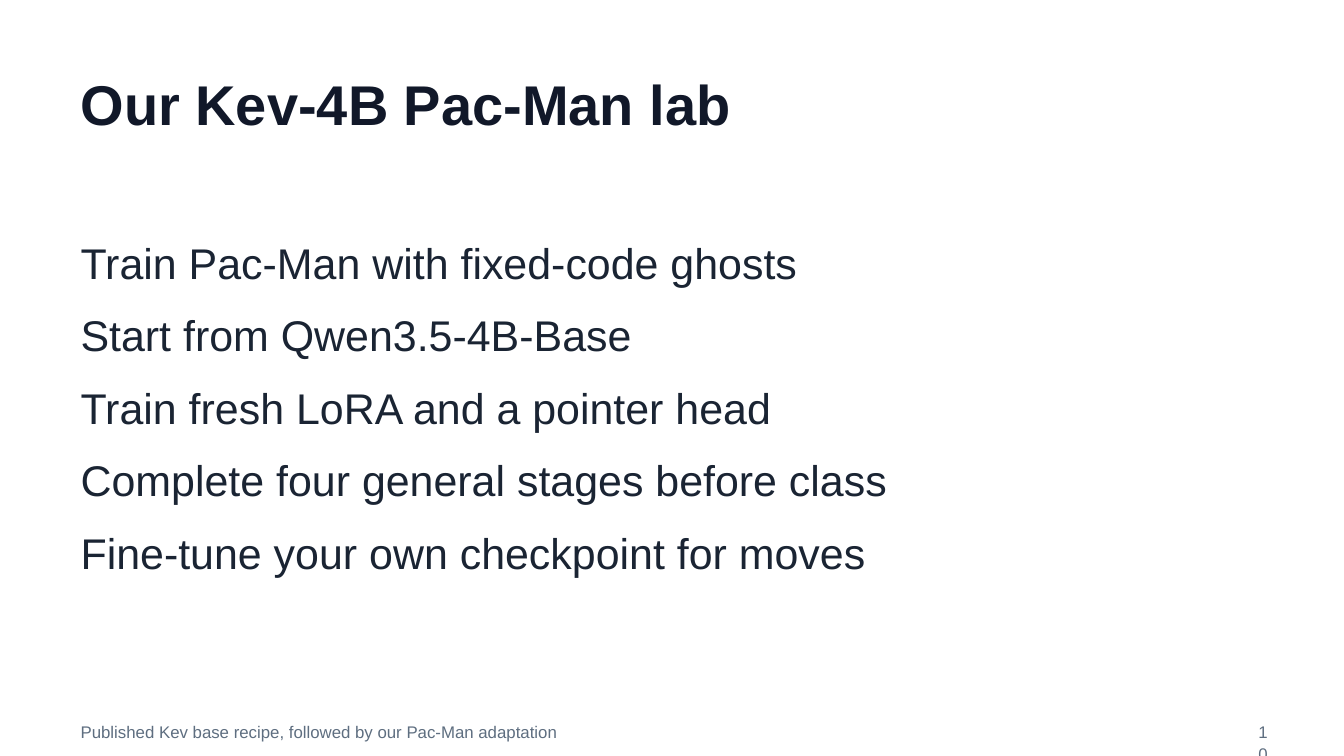
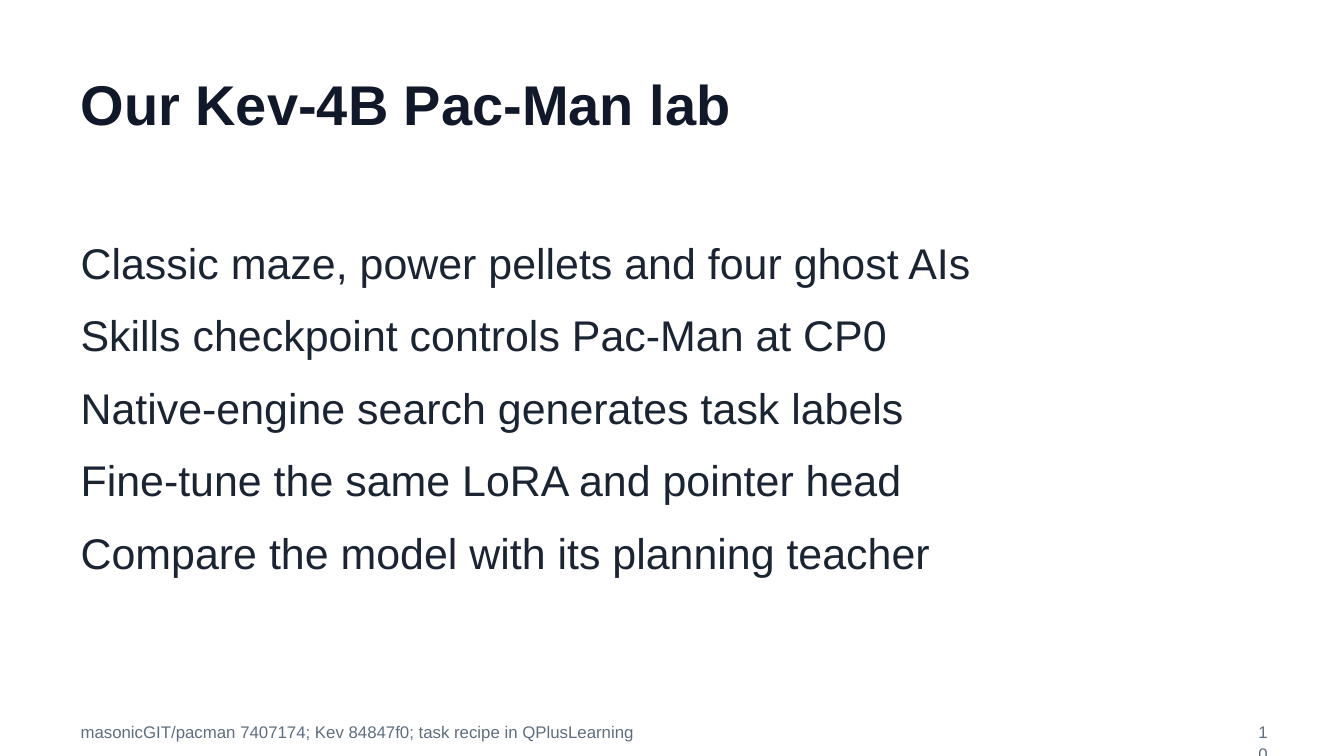
Before and after one commit to huixu11/QPlusLearning, a slide deck: slide 10 of labs/lab-01-kev-pacman/slides/pacman-lab.pptx. Drawn at 1344x756 pixels with LibreOffice and Linux fonts; fonts in the diff are those of the drawing. Boxes give left, top, right and bottom in pixels: in the first picture for what was removed or moved away, otherwise in the second. Text is boxed around its words. In the diff, an @@ line names an element or a change of style, - is before the commit and + after.

Commit message:
Publish planner lab notebook, ghost status display and revised slides

```diff
--- a/labs/lab-01-kev-pacman/slides/pacman-lab.pptx
+++ b/labs/lab-01-kev-pacman/slides/pacman-lab.pptx
@@ text at (81, 248, 970, 577): text changed @@
-Train Pac-Man with fixed-code ghosts
-Start from Qwen3.5-4B-Base
-Train fresh LoRA and a pointer head
-Complete four general stages before class
-Fine-tune your own checkpoint for moves
+Classic maze, power pellets and four ghost AIs
+Skills checkpoint controls Pac-Man at CP0
+Native-engine search generates task labels
+Fine-tune the same LoRA and pointer head
+Compare the model with its planning teacher
@@ text at (81, 726, 633, 742): text changed @@
-Published Kev base recipe, followed by our Pac-Man adaptation
+masonicGIT/pacman 7407174; Kev 84847f0; task recipe in QPlusLearning
```
Also in this commit, not shown: 10 other slides changed, 7 other files.
